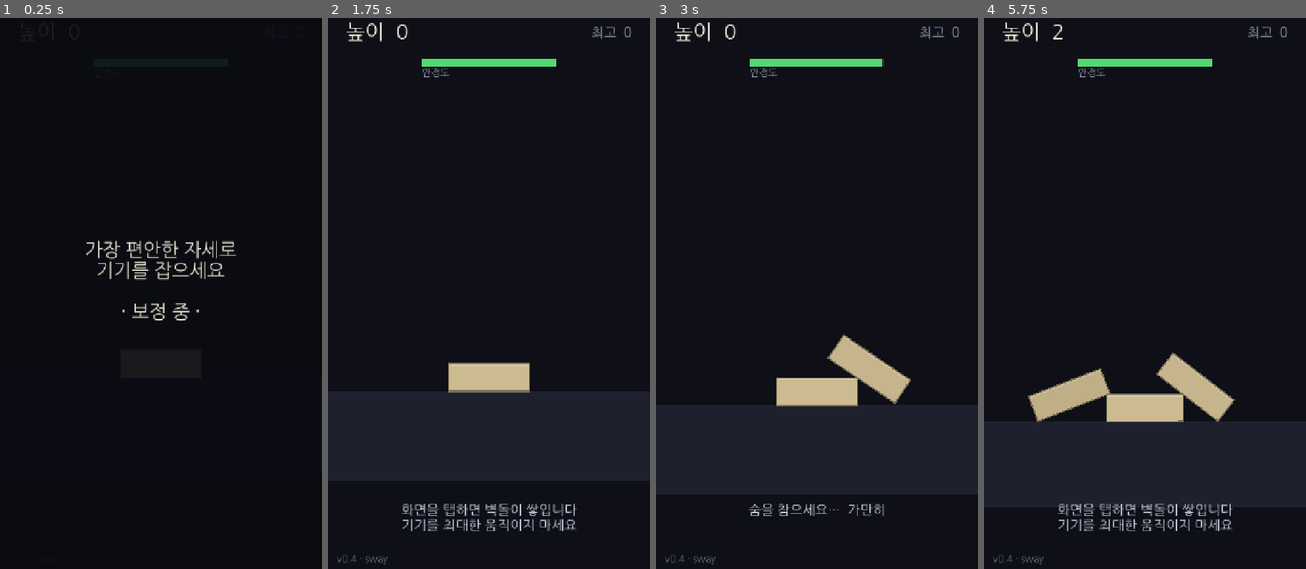
Above: before the commit, frames 1-4 (left to right).
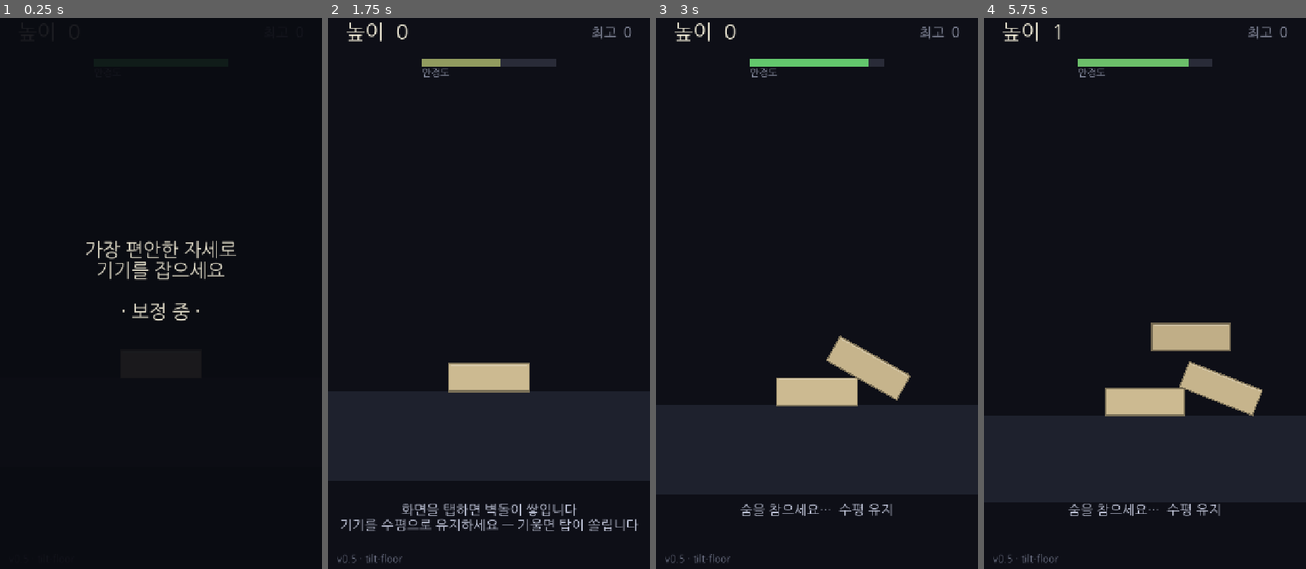
Above: after the commit, the same moments.

Repository: jungrok5/babel-tower
Game: Godot game, scene res://scenes/Main.tscn
Two runs of this game, one before a commit and one after it. Both use one fixed random seed, a clock stepped at 60 frames per second and the inputs below.
Inputs (mouse positions are in pixels of both pictures, inside the frame that each line leads up to):
- Up to frame 1 (0.25 s): no input
- Up to frame 2 (1.75 s): tap Enter at 0.5 s; move the mouse to (559, 260) at 0.52 s; click (559, 260) at 0.67 s; tap Space at 0.77, 1.25, 1.52 s; move the mouse to (424, 315) at 1.27 s; click (424, 315) at 1.42 s
- Up to frame 3 (3 s): move the mouse to (849, 161) at 2.02 s; click (849, 161) at 2.17 s; move the mouse to (800, 403) at 2.77 s; click (800, 403) at 2.92 s
- Up to frame 4 (5.75 s): tap Space at 3.02, 3.77, 4.52 s; move the mouse to (1241, 376) at 3.52 s; click (1241, 376) at 3.67 s; move the mouse to (1048, 199) at 4.27 s; click (1048, 199) at 4.42 s; move the mouse to (1161, 287) at 5.02 s; click (1161, 287) at 5.17 s

The runs differ from the first frame. In frame 2, 1.7% of the frame differs, in the area x 4-97%, y 7-100%; in frame 3, 1.0%; in frame 4, 6.6%, in the area x 7-87%, y 1-100%.

Commit message:
feat: tilt-the-floor gravity model (v0.5) — smooth sway instead of trembling
물리를 '힘 주입'에서 '중력 벡터 회전'으로 교체(사용자 제안: 바닥 수평을
자이로로 잡기). pymunk 시뮬레이션으로 검증 — 프레임간 떨림 48.5→5.4로
급감, 덜덜거림 대신 쟁반처럼 부드럽게 기울다 붕괴.

- Area2D 중력 방향을 Motion.get_sway()로 회전 (MAX_FLOOR_TILT=0.7rad)
- 블록 마찰 0.95→0.45: 기울일 때 스택이 눈에 보이게 쏠린 뒤 붕괴
- 웹 tilt를 accel(ax, 노이즈) 대신 DeviceOrientation.gamma(깨끗한 각도)로
- DeviceOrientation 권한도 요청, 보정 시 '편안한 각도'를 수평(0)으로 기준화
- 안정도 바 = 수평 이탈도, 힌트 문구 갱신, 버전 v0.5

Co-Authored-By: Claude Opus 4.8 <noreply@anthropic.com>
Claude-Session: https://claude.ai/code/session_01Jx8xk1vyhwdsC6SaQay3dQ

Diff:
--- a/scripts/block.gd
+++ b/scripts/block.gd
@@ -21,7 +21,8 @@
 	add_child(cs)
 
 	var mat := PhysicsMaterial.new()
-	mat.friction = 0.95
+	# 마찰을 낮춰 기울일 때 스택이 '스르륵' 쏠려 보이게 한다(너무 높으면 뻣뻣하다 갑자기 붕괴).
+	mat.friction = 0.45
 	mat.bounce = 0.0
 	physics_material_override = mat
 
--- a/scripts/main.gd
+++ b/scripts/main.gd
@@ -7,7 +7,7 @@
 enum State { CALIB, READY, DROPPING, OVER }
 
 ## 화면에 표시되는 빌드 버전 — 캐시된 옛 빌드인지 확인용. 변경 시마다 올린다.
-const GAME_VERSION := "v0.4 · sway"
+const GAME_VERSION := "v0.5 · tilt-floor"
 
 const BASE_X := 360.0
 const GROUND_TOP_Y := 1050.0
@@ -15,6 +15,7 @@
 const DROP_HEIGHT := 240.0          # 다음 벽돌이 나타나는 높이
 const TIP_ANGLE := 0.75             # 이 각도 이상 기울면 붕괴 (라디안)
 const COLLAPSE_FALL := 170.0        # 바닥 아래로 이만큼 떨어지면 붕괴
+const MAX_FLOOR_TILT := 0.7         # 기기를 최대로 기울였을 때 '바닥'이 기우는 각도(라디안)
 
 var state: int = State.CALIB
 var score: int = 0
@@ -23,8 +24,8 @@
 var settle_timer: float = 0.0
 var calib_timer: float = 0.0
 var go_shake: float = 0.0           # 붕괴 순간의 카메라 흔들림 버스트
-var sway_phase: float = 0.0         # 탑 전체가 한 몸처럼 출렁이는 흔들림 위상
 var web_permission_asked := false
+var gravity_area: Area2D            # 이 영역의 중력 방향을 기기 기울기로 회전시킨다
 
 var cam: Camera2D
 var ui: CanvasLayer
@@ -48,9 +49,33 @@
 	_begin_calibration()
 
 
+## 기기 기울기(sway)에 따라 물리 세계의 '아래' 방향을 회전시킨다.
+## = 쟁반을 기울이는 것과 동일. 힘을 주입하지 않으므로 덜덜거림이 없다.
+func _set_floor_tilt(tilt: float) -> void:
+	if not is_instance_valid(gravity_area):
+		return
+	var theta := clampf(tilt, -1.0, 1.0) * MAX_FLOOR_TILT
+	gravity_area.gravity_direction = Vector2(sin(theta), cos(theta))  # (0,1) = 화면 아래
+
+
 # ---------------------------------------------------------------- 월드 구성
 
 func _build_world() -> void:
+	# 중력 영역 — 기울기에 따라 '아래' 방향을 회전시킨다 (쟁반 기울이기)
+	gravity_area = Area2D.new()
+	gravity_area.gravity_space_override = Area2D.SPACE_OVERRIDE_REPLACE
+	gravity_area.gravity_point = false
+	gravity_area.gravity = 1100.0
+	gravity_area.gravity_direction = Vector2(0, 1)
+	gravity_area.priority = 10
+	var acs := CollisionShape2D.new()
+	var arect := RectangleShape2D.new()
+	arect.size = Vector2(12000, 12000)   # 플레이 영역 전체를 덮는다
+	acs.shape = arect
+	gravity_area.add_child(acs)
+	gravity_area.position = Vector2(BASE_X, -2000.0)
+	add_child(gravity_area)
+
 	# 바닥
 	var ground := StaticBody2D.new()
 	ground.position = Vector2(BASE_X, GROUND_TOP_Y + 100.0)
@@ -148,6 +173,7 @@
 	state = State.OVER
 	current = null
 	go_shake = 26.0
+	_set_floor_tilt(0.0)                # 잔해는 똑바로 떨어지게 바닥을 수평으로
 	Input.vibrate_handheld(400)         # 붕괴의 햅틱
 	Graveyard.add_record(score)
 	_show_game_over()
@@ -160,6 +186,7 @@
 	blocks.clear()
 	current = null
 	score = 0
+	_set_floor_tilt(0.0)
 	cam.offset = Vector2.ZERO
 	cam.zoom = Vector2.ONE
 	cam.position = Vector2(BASE_X, GROUND_TOP_Y - 200.0)
@@ -199,24 +226,9 @@
 	if state == State.CALIB or state == State.OVER:
 		return
 
-	var sway := Motion.get_sway()      # 기울인 방향 (-1..1)
-	var shake := Motion.get_shake()    # 움직임 세기 (0..1)
-
-	# 흔들림은 탑 '전체'가 한 위상으로 출렁이게 한다 (블록별 랜덤 = 달달거림 → 제거).
-	# 빠르게 움직일수록 출렁임의 진동수/진폭이 커진다.
-	sway_phase += delta * (10.0 + shake * 26.0)
-	var wobble := sin(sway_phase) * shake
-
-	# 기울인 쪽으로 탑이 '기운다'. 위로 갈수록 지렛대 효과로 크게 쏠린다.
-	for i in blocks.size():
-		if i == 0:
-			continue  # 초석(토대)은 고정 — 스웨이는 그 위 스택에서 나온다
-		var b := blocks[i]
-		if not is_instance_valid(b):
-			continue
-		var lever := 1.0 + float(i) * 0.22
-		var fx := (sway * 1500.0 + wobble * 900.0) * lever
-		b.apply_central_force(Vector2(fx, 0.0))
+	# 기기를 기울이면 '바닥의 수평'이 그만큼 기운다 → 탑이 낮은 쪽으로 쏠린다.
+	# (블록마다 힘을 넣지 않으므로 덜덜거림이 없고, 실제 쟁반처럼 자연스럽게 기운다)
+	_set_floor_tilt(Motion.get_sway())
 
 	# 떨어지는 벽돌이 안정되면 다음 차례로
 	if state == State.DROPPING and is_instance_valid(current):
@@ -281,9 +293,10 @@
 	height_label.text = "높이  %d" % score
 	best_label.text = "최고  %d" % Graveyard.best
 
-	var shake := Motion.get_shake()
-	stab_fill.size.x = 300.0 * clampf(1.0 - shake, 0.02, 1.0)
-	stab_fill.color = Color(0.32, 0.85, 0.45).lerp(Color(0.92, 0.26, 0.26), shake)
+	# 안정도 = 얼마나 수평인가. 기울일수록(또는 흔들수록) 빨갛게.
+	var inst := clampf(absf(Motion.get_sway()) * 1.1 + Motion.get_shake() * 0.3, 0.0, 1.0)
+	stab_fill.size.x = 300.0 * clampf(1.0 - inst, 0.02, 1.0)
+	stab_fill.color = Color(0.32, 0.85, 0.45).lerp(Color(0.92, 0.26, 0.26), inst)
 
 	match state:
 		State.CALIB:
@@ -297,9 +310,9 @@
 					state = State.READY
 				calib_label.text = "가장 편안한 자세로\n기기를 잡으세요\n\n· 보정 중 ·"
 		State.READY:
-			hint_label.text = "화면을 탭하면 벽돌이 쌓입니다\n기기를 최대한 움직이지 마세요"
+			hint_label.text = "화면을 탭하면 벽돌이 쌓입니다\n기기를 수평으로 유지하세요 — 기울면 탑이 쏠립니다"
 		State.DROPPING:
-			hint_label.text = "숨을 참으세요…  가만히"
+			hint_label.text = "숨을 참으세요…  수평 유지"
 		State.OVER:
 			hint_label.text = ""
 
--- a/scripts/motion_sensor.gd
+++ b/scripts/motion_sensor.gd
@@ -21,9 +21,11 @@
 
 # 센서 드리프트/평소 손떨림 보정용 기준값
 var _baseline: float = 0.0
+var _tilt_baseline: float = 0.0     # 편안하게 잡은 각도 = '수평(0)'
 var _calibrating: bool = false
 var _calib_time: float = 0.0
 var _calib_accum: float = 0.0
+var _calib_tilt_accum: float = 0.0
 var _calib_samples: int = 0
 
 # 데스크톱 마우스 폴백
@@ -57,15 +59,21 @@
 		have_tilt = true
 		raw_shake = maxf(raw_shake, Input.get_gyroscope().length() * 0.55)
 
-	# --- 2) 웹 DeviceMotion ---
+	# --- 2) 웹: DeviceOrientation(기울기 각도) + DeviceMotion(흔들림 세기) ---
+	# 기울기는 가속도(ax, 노이즈 큼) 대신 orientation.gamma(깨끗한 각도)로 읽는다.
 	if _web and _web_listener_ready:
 		var packed: String = str(JavaScriptBridge.eval(
-			"(function(m){return m?(m.ax+','+m.rate):'e';})(window.__babelMotion)", true))
+			"(function(m){return m?(m.gamma+','+m.ax+','+m.rate+','+m.ho):'e';})(window.__babelMotion)", true))
 		if packed != "e" and packed.find(",") != -1:
 			var parts: PackedStringArray = packed.split(",")
-			var ax: float = float(parts[0])
-			var rate: float = float(parts[1])
-			if absf(ax) > 0.01:
+			var gamma: float = float(parts[0])   # 좌우 기울기(도), -90..90
+			var ax: float = float(parts[1])
+			var rate: float = float(parts[2])
+			var has_orient: bool = int(parts[3]) == 1
+			if has_orient:
+				target_tilt = clampf(gamma / 40.0, -1.0, 1.0)
+				have_tilt = true
+			elif absf(ax) > 0.01:
 				target_tilt = clampf(ax / 9.8, -1.0, 1.0)
 				have_tilt = true
 			raw_shake = maxf(raw_shake, rate * 0.008)
@@ -86,18 +94,23 @@
 	# --- 보정(Calibration) ---
 	if _calibrating:
 		_calib_accum += raw_shake
+		_calib_tilt_accum += target_tilt
 		_calib_samples += 1
 		_calib_time -= delta
 		if _calib_time <= 0.0:
-			_baseline = (_calib_accum / maxf(1.0, float(_calib_samples))) if _calib_samples > 0 else 0.0
+			var n := maxf(1.0, float(_calib_samples))
+			_baseline = _calib_accum / n
+			_tilt_baseline = _calib_tilt_accum / n
 			_calibrating = false
 			calibrated.emit()
 
 	# 기준값(드리프트/평소 떨림)을 뺀 순수 흔들림
 	var effective: float = maxf(0.0, raw_shake - _baseline) * sensitivity
+	# 편안한 각도를 0으로 삼은 상대 기울기
+	var rel_tilt: float = clampf((target_tilt - _tilt_baseline) * sensitivity, -1.0, 1.0)
 
 	# 부드럽게 스무딩
-	_sway = lerpf(_sway, target_tilt, 0.15)
+	_sway = lerpf(_sway, rel_tilt, 0.15)
 	_shake = lerpf(_shake, clampf(effective, 0.0, 1.0), 0.2)
 
 
@@ -106,6 +119,7 @@
 	_calibrating = true
 	_calib_time = duration
 	_calib_accum = 0.0
+	_calib_tilt_accum = 0.0
 	_calib_samples = 0
 
 
@@ -113,8 +127,8 @@
 	return _calibrating
 
 
-## iOS Safari는 DeviceMotion에 사용자 제스처 기반 권한이 필요하다.
-## 첫 탭에서 호출한다.
+## iOS Safari는 DeviceMotion/DeviceOrientation에 사용자 제스처 기반 권한이 필요하다.
+## 보정 화면의 "센서 켜기" 버튼에서 호출한다.
 func request_web_permission() -> void:
 	if not _web or _web_listener_ready:
 		return
@@ -123,8 +137,15 @@
 	(function(){
 	  if (window.__babelMotionInit) return;
 	  window.__babelMotionInit = true;
-	  window.__babelMotion = {ax:0, rate:0};
-	  function attach(){
+	  window.__babelMotion = {gamma:0, ax:0, rate:0, ho:0};
+	  function attachOrient(){
+	    window.addEventListener('deviceorientation', function(e){
+	      if (e.gamma === null || e.gamma === undefined) return;
+	      window.__babelMotion.gamma = e.gamma;   // 좌우 기울기(도)
+	      window.__babelMotion.ho = 1;
+	    }, true);
+	  }
+	  function attachMotion(){
 	    window.addEventListener('devicemotion', function(e){
 	      var a = e.accelerationIncludingGravity || e.acceleration || {x:0};
 	      var r = e.rotationRate || {alpha:0,beta:0,gamma:0};
@@ -133,13 +154,23 @@
 	        (r.alpha||0)*(r.alpha||0)+(r.beta||0)*(r.beta||0)+(r.gamma||0)*(r.gamma||0));
 	    }, true);
 	  }
+	  // DeviceOrientation 권한(iOS 13+)
+	  if (typeof DeviceOrientationEvent !== 'undefined'
+	      && typeof DeviceOrientationEvent.requestPermission === 'function') {
+	    DeviceOrientationEvent.requestPermission()
+	      .then(function(s){ if (s === 'granted') attachOrient(); })
+	      .catch(function(){});
+	  } else {
+	    attachOrient();
+	  }
+	  // DeviceMotion 권한(iOS 13+)
 	  if (typeof DeviceMotionEvent !== 'undefined'
 	      && typeof DeviceMotionEvent.requestPermission === 'function') {
 	    DeviceMotionEvent.requestPermission()
-	      .then(function(s){ if (s === 'granted') attach(); })
+	      .then(function(s){ if (s === 'granted') attachMotion(); })
 	      .catch(function(){});
 	  } else {
-	    attach();
+	    attachMotion();
 	  }
 	})();
 	"""
